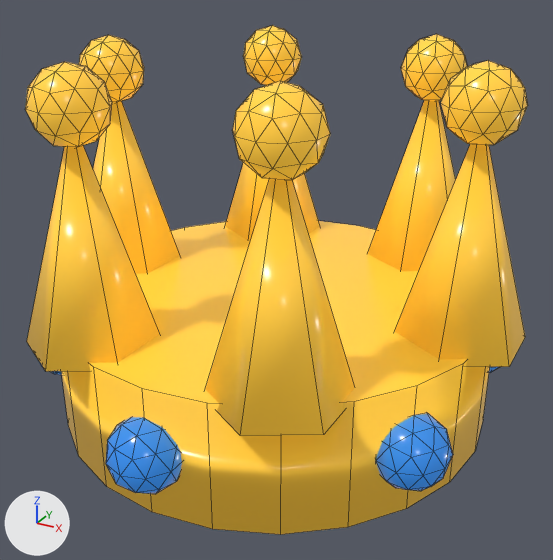
What one commit did to the Blender file blender/models/acc_crown_mobile.blend.
Both versions are drawn from a camera (50 mm lens) standing at (0.505, -0.916, 0.653) and looking at (0.014, -0.022, 0.206). Lighting does not change. The marker at lower left points along +X, +Y and +Z. The older version comes first. Mesh edges are drawn as thin lines.

Names of what the first picture shows: 'AccCrown'.
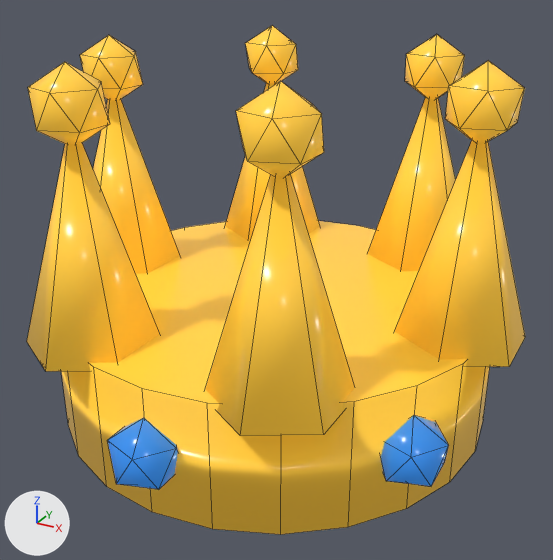
What the commit changed:
me_cylinder is used by ob_acccrown; location (0.0, 0.0, 0.09).
me_cylinder had 594 vertices, 1028 faces and spanned x -0.358..0.358, y -0.37..0.37, z -0.09..0.44.
me_cylinder now has 234 vertices, 308 faces and spans x -0.358..0.358, y -0.363..0.363, z -0.09..0.44.
me_cylinder part 1: 180 vertices removed from x -0.328..0.328, y -0.292..0.292, z 0.347..0.433.
me_cylinder part 2: 180 vertices removed from x -0.325..0.325, y -0.37..0.37, z -0.043..0.043.

Where the change shows, as pixel boxes [x1, y1, x2, y2] in the pictures (553 x 560 px):
'AccCrown', reshaped: before [25, 25, 528, 534]; after [27, 26, 525, 534]
part 1 of me_cylinder, deleted (yellow): before [25, 25, 528, 180]
part 2 of me_cylinder, deleted: before [40, 363, 499, 494]
